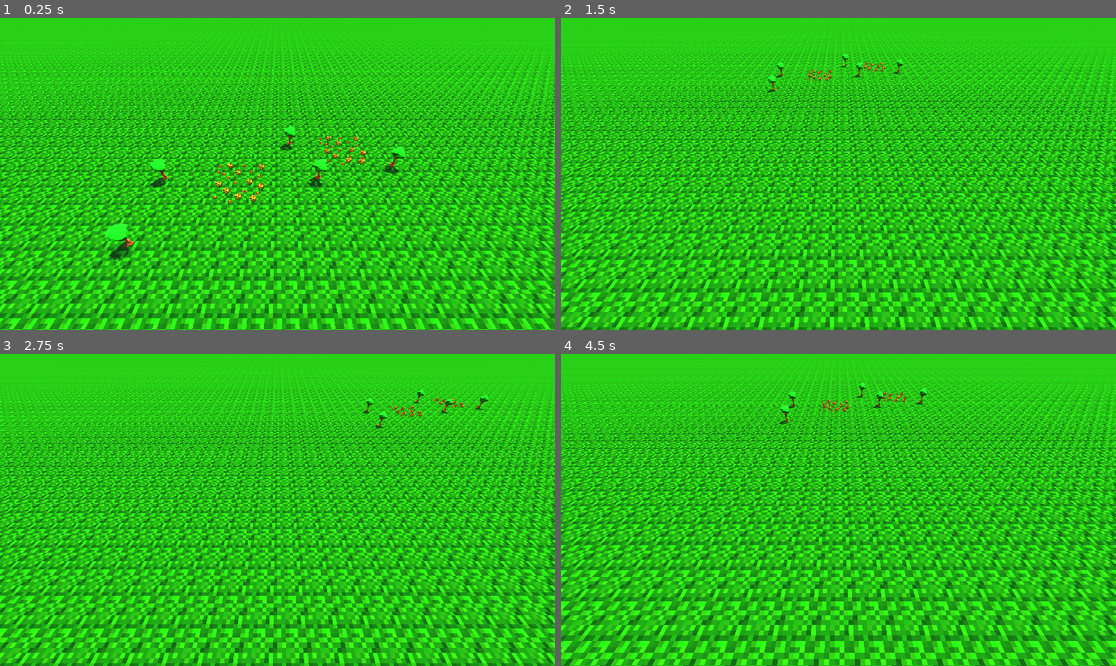
Above: before the commit, frames 1-4 (two rows, left to right).
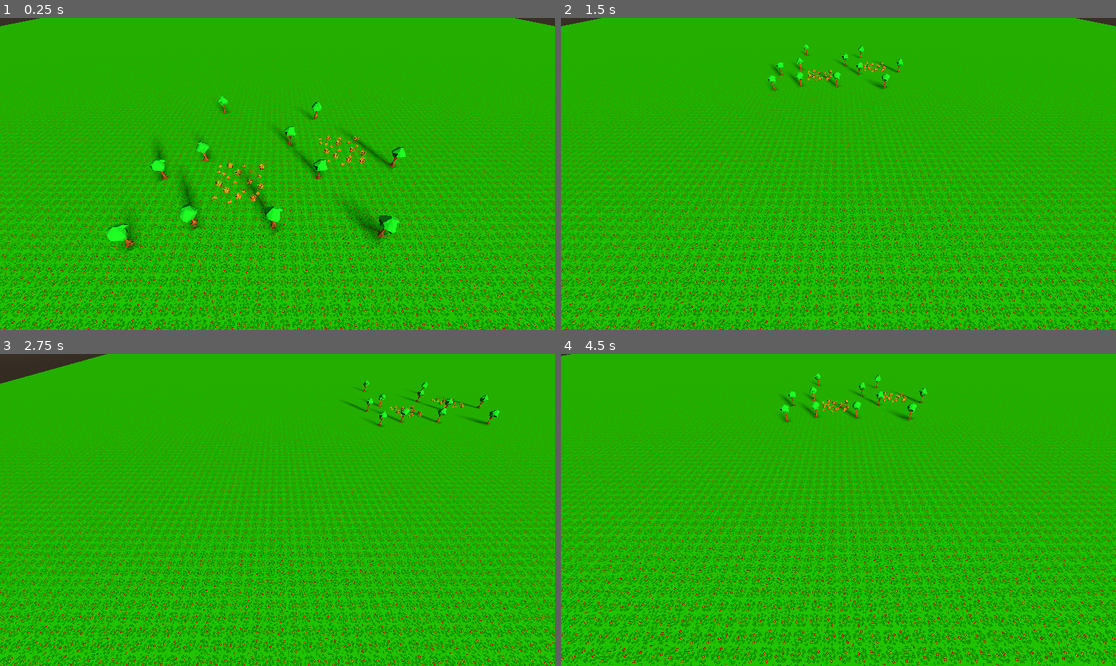
Above: after the commit, the same moments.

Repository: BH3Panzer/EE-Beyond-A-Dream
Game: Godot game, scene res://src/scene/main.tscn
Same seed, same stepped clock (60 frames per second), same inputs: the game is played once before the commit and once after it.
Inputs (mouse positions are in pixels of both pictures, inside the frame that each line leads up to):
- Up to frame 1 (0.25 s): no input
- Up to frame 2 (1.5 s): tap Enter at 0.5 s; move the mouse to (960, 158) at 0.52 s; hold S (camera_backward) 0.53-1.28 s; move the mouse to (727, 189) at 1.27 s; tap W (camera_forward) at 1.35 s
- Up to frame 3 (2.75 s): tap Space at 2 s; move the mouse to (333, 441) at 2.02 s; hold A (camera_left) from 2.03 s (still down)
- Up to frame 4 (4.5 s): move the mouse to (810, 572) at 2.77 s; release A (camera_left) at 2.78 s; tap Middle mouse button (camera_pan) at 2.85 s; tap Enter at 3.5 s; move the mouse to (1005, 556) at 3.52 s; hold D (camera_right) 3.53-4.28 s; move the mouse to (672, 463) at 4.27 s; tap Mouse wheel up (camera_zoom_in) at 4.35 s

The runs differ from the first frame. In frame 1, 67% of the frame differs, in the area x 0-100%, y 0-100%; in frame 2, 66%; in frame 3, 66%; in frame 4, 67%.

Commit message:
new grass texture, new icon, fixed mini pb

Diff:
--- /dev/null
+++ b/assets/materials/grass.tres
@@ -0,0 +1,11 @@
+[gd_resource type="ShaderMaterial" load_steps=3 format=3 uid="uid://cpecnyo8sqxa6"]
+
+[ext_resource type="Shader" path="res://assets/shaders/repeat.gdshader" id="1_iavdr"]
+[ext_resource type="Texture2D" uid="uid://de2rsf0w7y30u" path="res://assets/textures/grounds/grass.png" id="2_qa84o"]
+
+[resource]
+render_priority = 0
+shader = ExtResource("1_iavdr")
+shader_parameter/tiling = 256.0
+shader_parameter/randomize_rotation = 8.0
+shader_parameter/albedo_texture = ExtResource("2_qa84o")
--- /dev/null
+++ b/assets/shaders/repeat.gdshader
@@ -0,0 +1,37 @@
+shader_type spatial;
+//render_mode specular_schlick_ggx;
+
+uniform sampler2D albedo_texture: filter_nearest_mipmap, source_color;
+uniform float tiling = 1.0;
+uniform float randomize_rotation = 0.0;
+
+
+
+
+float rand(vec2 input) {
+	return fract(sin(dot(input.xy, vec2(12.9898,78.233))) * 43758.5453123);
+}
+
+float mip_map_level(in vec2 texture_coordinate) {
+    vec2  dx_vtc = dFdx(texture_coordinate);
+    vec2  dy_vtc = dFdy(texture_coordinate);
+    float delta_max_sqr = max(dot(dx_vtc, dx_vtc), dot(dy_vtc, dy_vtc));
+    float mml = 0.5 * log2(delta_max_sqr);
+    return max(0, mml);
+}
+
+void fragment() {
+	vec2 tiled_UV_raw = UV * tiling;
+	vec2 tiled_UV = fract(tiled_UV_raw) - 0.5;
+	vec2 unique_val = floor(UV * tiling) / tiling;
+	float rotation = (rand(unique_val) * 2.0 - 1.0) * randomize_rotation * 3.14;
+	float cosine = cos(rotation);
+	float sine = sin(rotation);
+	mat2 rotation_mat = mat2(vec2(cosine, -sine), vec2(sine, cosine));
+	vec2 new_uv = rotation_mat * tiled_UV + 0.5;
+	float lod = mip_map_level(tiled_UV_raw * vec2(textureSize(albedo_texture, 0)));
+	ALBEDO = textureLod(albedo_texture, new_uv, lod).rgb;
+	SPECULAR = .1;
+    ROUGHNESS = 1.0;
+    METALLIC = 0.0;
+}
--- a/icon.svg
+++ /dev/null
@@ -1 +0,0 @@
-<svg height="128" width="128" xmlns="http://www.w3.org/2000/svg"><rect x="2" y="2" width="124" height="124" rx="14" fill="#363d52" stroke="#212532" stroke-width="4"/><g transform="scale(.101) translate(122 122)"><g fill="#fff"><path d="M105 673v33q407 354 814 0v-33z"/><path d="m105 673 152 14q12 1 15 14l4 67 132 10 8-61q2-11 15-15h162q13 4 15 15l8 61 132-10 4-67q3-13 15-14l152-14V427q30-39 56-81-35-59-83-108-43 20-82 47-40-37-88-64 7-51 8-102-59-28-123-42-26 43-46 89-49-7-98 0-20-46-46-89-64 14-123 42 1 51 8 102-48 27-88 64-39-27-82-47-48 49-83 108 26 42 56 81zm0 33v39c0 276 813 276 814 0v-39l-134 12-5 69q-2 10-14 13l-162 11q-12 0-16-11l-10-65H446l-10 65q-4 11-16 11l-162-11q-12-3-14-13l-5-69z" fill="#478cbf"/><path d="M483 600c0 34 58 34 58 0v-86c0-34-58-34-58 0z"/><circle cx="725" cy="526" r="90"/><circle cx="299" cy="526" r="90"/></g><g fill="#414042"><circle cx="307" cy="532" r="60"/><circle cx="717" cy="532" r="60"/></g></g></svg>
--- a/project.godot
+++ b/project.godot
@@ -14,7 +14,10 @@
 config/tags=PackedStringArray("compat", "low_poly", "rts")
 run/main_scene="res://src/scene/main.tscn"
 config/features=PackedStringArray("4.3", "GL Compatibility")
-config/icon="res://icon.svg"
+run/max_fps=120
+boot_splash/bg_color=Color(0, 0, 0, 1)
+boot_splash/image="res://icon.png"
+config/icon="res://icon.png"
 
 [display]
 
@@ -82,10 +85,12 @@
 
 [rendering]
 
-textures/canvas_textures/default_texture_filter=0
+occlusion_culling/bvh_build_quality=0
+textures/canvas_textures/default_texture_filter=3
 renderer/rendering_method="gl_compatibility"
 renderer/rendering_method.mobile="gl_compatibility"
 textures/vram_compression/import_s3tc_bptc=true
+lights_and_shadows/directional_shadow/size=1024
 textures/default_filters/anisotropic_filtering_level=0
 textures/decals/filter=0
 textures/light_projectors/filter=0
--- a/src/scene/main.tscn
+++ b/src/scene/main.tscn
@@ -1,61 +1,43 @@
-[gd_scene load_steps=11 format=3 uid="uid://dmju6sihnst6s"]
+[gd_scene load_steps=9 format=3 uid="uid://dmju6sihnst6s"]
 
 [ext_resource type="PackedScene" uid="uid://br6xmt72gk6sa" path="res://src/scene/RtsCameraController.tscn" id="1_0aerw"]
 [ext_resource type="PackedScene" uid="uid://louolccrs4lf" path="res://assets/models/arbre.gltf" id="2_f1xbp"]
-[ext_resource type="Texture2D" uid="uid://de2rsf0w7y30u" path="res://assets/textures/grounds/grass.png" id="2_mlu7o"]
-[ext_resource type="Texture2D" uid="uid://mpnw0va7ic65" path="res://assets/textures/grounds/grass.png_normal.png" id="3_lk1ax"]
+[ext_resource type="Material" uid="uid://cpecnyo8sqxa6" path="res://assets/materials/grass.tres" id="3_5ubpd"]
 [ext_resource type="PackedScene" uid="uid://ce6ap0j8c6gys" path="res://assets/models/foodSpot.gltf" id="4_wk747"]
 
-[sub_resource type="ProceduralSkyMaterial" id="ProceduralSkyMaterial_ha7eb"]
+[sub_resource type="ProceduralSkyMaterial" id="ProceduralSkyMaterial_ykkf8"]
 sky_horizon_color = Color(0.64625, 0.65575, 0.67075, 1)
 ground_horizon_color = Color(0.64625, 0.65575, 0.67075, 1)
 
-[sub_resource type="Sky" id="Sky_ydlgb"]
-sky_material = SubResource("ProceduralSkyMaterial_ha7eb")
+[sub_resource type="Sky" id="Sky_aoygo"]
+sky_material = SubResource("ProceduralSkyMaterial_ykkf8")
 
-[sub_resource type="Environment" id="Environment_2vyor"]
+[sub_resource type="Environment" id="Environment_n8817"]
 background_mode = 2
-sky = SubResource("Sky_ydlgb")
-tonemap_mode = 2
+sky = SubResource("Sky_aoygo")
 
 [sub_resource type="PlaneMesh" id="PlaneMesh_cheyu"]
 size = Vector2(200, 200)
 
-[sub_resource type="StandardMaterial3D" id="StandardMaterial3D_44d83"]
-diffuse_mode = 1
-specular_mode = 1
-albedo_texture = ExtResource("2_mlu7o")
-albedo_texture_force_srgb = true
-emission = Color(0.0866516, 0.257087, 0, 1)
-normal_enabled = true
-normal_texture = ExtResource("3_lk1ax")
-rim = 0.17
-rim_tint = 1.0
-clearcoat = 0.1
-clearcoat_roughness = 0.82
-ao_enabled = true
-backlight = Color(0.947199, 0.947199, 0.947199, 1)
-refraction_scale = 0.66
-uv1_scale = Vector3(200, 200, 1)
-texture_filter = 2
-grow_amount = -7.42
-
 [node name="Main" type="Node3D"]
 
+[node name="WorldEnvironment" type="WorldEnvironment" parent="."]
+environment = SubResource("Environment_n8817")
+
 [node name="DirectionalLight3D" type="DirectionalLight3D" parent="."]
-transform = Transform3D(-0.866023, -0.433016, 0.250001, 0, 0.499998, 0.866027, -0.500003, 0.749999, -0.43301, 0, 30, 0)
+transform = Transform3D(-0.866025, -0.129411, 0.482964, 0.250001, -0.948588, 0.194112, 0.433011, 0.288846, 0.853857, 0, 30, 0)
 light_color = Color(0.994108, 0.994108, 0.994108, 1)
+light_energy = 0.8
+light_angular_distance = 10.0
 shadow_enabled = true
 directional_shadow_mode = 0
 
 [node name="RtsCameraController" parent="." instance=ExtResource("1_0aerw")]
 
-[node name="WorldEnvironment" type="WorldEnvironment" parent="."]
-environment = SubResource("Environment_2vyor")
-
 [node name="MeshInstance3D" type="MeshInstance3D" parent="."]
+transform = Transform3D(0.5, 0, 0, 0, 0.5, 0, 0, 0, 0.5, 0, 0, 0)
 mesh = SubResource("PlaneMesh_cheyu")
-surface_material_override/0 = SubResource("StandardMaterial3D_44d83")
+surface_material_override/0 = ExtResource("3_5ubpd")
 
 [node name="blockbench_export" parent="." instance=ExtResource("2_f1xbp")]
 transform = Transform3D(1, 0, 0, 0, 1, 0, 0, 0, 1, 0.690072, 2.08165e-12, -2.47017)
@@ -65,6 +47,24 @@
 
 [node name="blockbench_export3" parent="." instance=ExtResource("2_f1xbp")]
 transform = Transform3D(1, 0, 0, 0, 1, 0, 0, 0, 1, 1.95414, 2.08165e-12, 0.2601)
+
+[node name="blockbench_export8" parent="." instance=ExtResource("2_f1xbp")]
+transform = Transform3D(0.907807, 0, -0.419389, 0, 1, 0, 0.419389, 0, 0.907807, -0.154762, 2.08165e-12, 2.83257)
+
+[node name="blockbench_export9" parent="." instance=ExtResource("2_f1xbp")]
+transform = Transform3D(0.12606, 0, 0.992023, 0, 1, 0, -0.992023, 0, 0.12606, -3.76434, 2.08165e-12, -1.06519)
+
+[node name="blockbench_export10" parent="." instance=ExtResource("2_f1xbp")]
+transform = Transform3D(0.708648, 0, 0.705562, 0, 1, 0, -0.705562, 0, 0.708648, -3.7194, 2.08165e-12, -6.17963)
+
+[node name="blockbench_export11" parent="." instance=ExtResource("2_f1xbp")]
+transform = Transform3D(0.763728, 0, -0.645538, 0, 1, 0, 0.645538, 0, 0.763728, 3.89508, 2.08165e-12, 3.24825)
+
+[node name="blockbench_export12" parent="." instance=ExtResource("2_f1xbp")]
+transform = Transform3D(0.453975, 0, -0.891015, 0, 1, 0, 0.891015, 0, 0.453975, -3.26768, 2.08165e-12, 2.79164)
+
+[node name="blockbench_export13" parent="." instance=ExtResource("2_f1xbp")]
+transform = Transform3D(-0.371368, 0, -0.928486, 0, 1, 0, 0.928486, 0, -0.371368, 2.57208, 2.08165e-12, -5.39677)
 
 [node name="blockbench_export4" parent="." instance=ExtResource("2_f1xbp")]
 transform = Transform3D(1, 0, 0, 0, 1, 0, 0, 0, 1, -5.41625, 2.08165e-12, 0.2601)
Binary file changed: assets/textures/grounds/grass.png
Binary file removed: assets/textures/grounds/grass.png_normal.png
Not shown, removed: assets/textures/grounds/grass.png_normal.png.import
Not shown, changed: export_presets.cfg
Binary file added: icon.png
Not shown, added: icon.png.import
Not shown, removed: icon.svg.import
